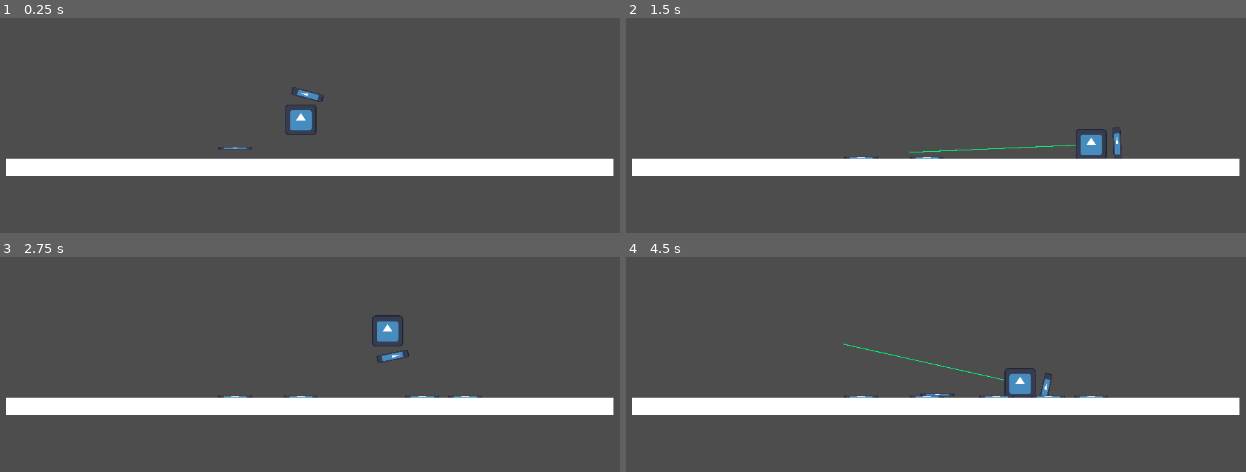
Above: before the commit, frames 1-4 (two rows, left to right).
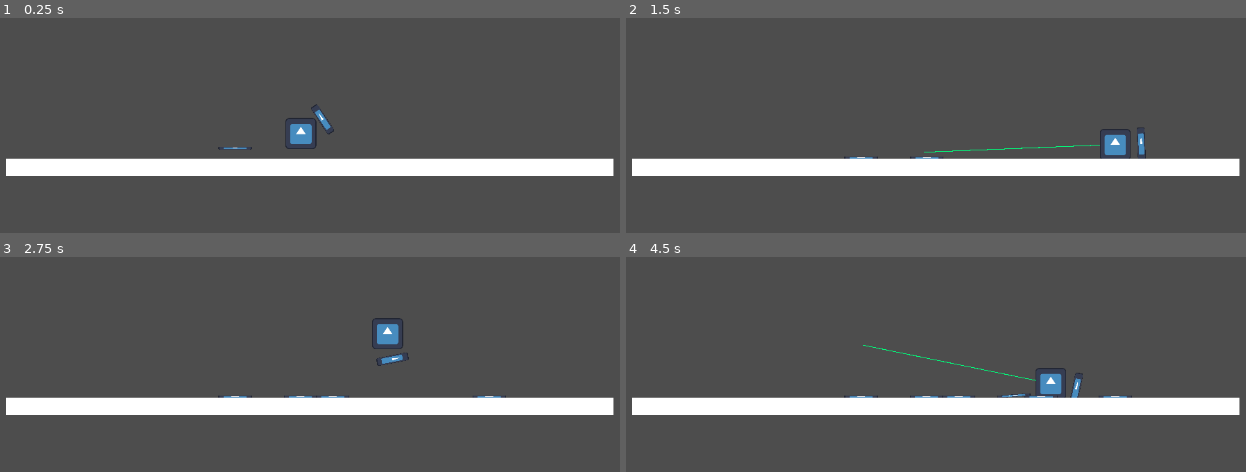
Above: after the commit, the same moments.

Repository: pmarsh-scottlogic/GMTKGameJam2023
Game: Godot game, scene res://Scenes/MainScene.tscn
Two runs of this game, one before a commit and one after it. Both use one fixed random seed, a clock stepped at 60 frames per second and the inputs below. The engine's default icon, where the game draws it, is replaced by a stand-in: a white triangle on a blue panel in a dark square.
Inputs (mouse positions are in pixels of both pictures, inside the frame that each line leads up to):
- Up to frame 1 (0.25 s): no input
- Up to frame 2 (1.5 s): move the mouse to (1097, 114) at 0.52 s; click (1097, 114) at 0.67 s; move the mouse to (762, 159) at 1.27 s; click (762, 159) at 1.42 s
- Up to frame 3 (2.75 s): move the mouse to (378, 276) at 2.02 s; click (378, 276) at 2.17 s
- Up to frame 4 (4.5 s): move the mouse to (880, 465) at 2.77 s; click (880, 465) at 2.92 s; move the mouse to (1159, 441) at 3.52 s; click (1159, 441) at 3.67 s; move the mouse to (681, 308) at 4.27 s; click (681, 308) at 4.42 s

The runs differ from the first frame. In frame 1, 0.8% of the frame differs, in the area x 45-54%, y 32-61%; in frame 2, 1.1%; in frame 3, 0.6%; in frame 4, 1.5%, in the area x 35-82%, y 40-66%.

Commit message:
Updated Movement Physics

Diff:
--- a/project/Scenes/MainScene.tscn
+++ b/project/Scenes/MainScene.tscn
@@ -9,6 +9,7 @@
 [node name="MainNode" type="Node2D"]
 
 [node name="Player" parent="." instance=ExtResource("1_ckmnh")]
+mass = 3.0
 
 [node name="StaticBody2D" type="StaticBody2D" parent="."]
 position = Vector2(-627, 415)
--- a/project/Scenes/player.tscn
+++ b/project/Scenes/player.tscn
@@ -20,7 +20,8 @@
 
 [node name="Player" type="RigidBody2D"]
 position = Vector2(587, 226)
-mass = 1.25
+mass = 5.0
+gravity_scale = 3.0
 lock_rotation = true
 script = ExtResource("1_tdkvs")
 
--- a/project/Scripts/Player.gd
+++ b/project/Scripts/Player.gd
@@ -1,10 +1,10 @@
 extends RigidBody2D
 
 # Speed cap for adding force
-var maxForce: float = 750
+var maxForce: float = 790
 
 # Multiplier for magnitude
-var magnitudeMultiplier: float = 2
+var magnitudeMultiplier: float = 8
 
 # Mouse held position
 var mouseHeld: bool = false
@@ -36,6 +36,7 @@
 		line.points[1] = to_local(get_global_mouse_position())
 
 func _addPlayerForce(force: Vector2):
+	self.linear_velocity = Vector2.ZERO
 	apply_impulse(force)
 	_spawnArrow()
 
